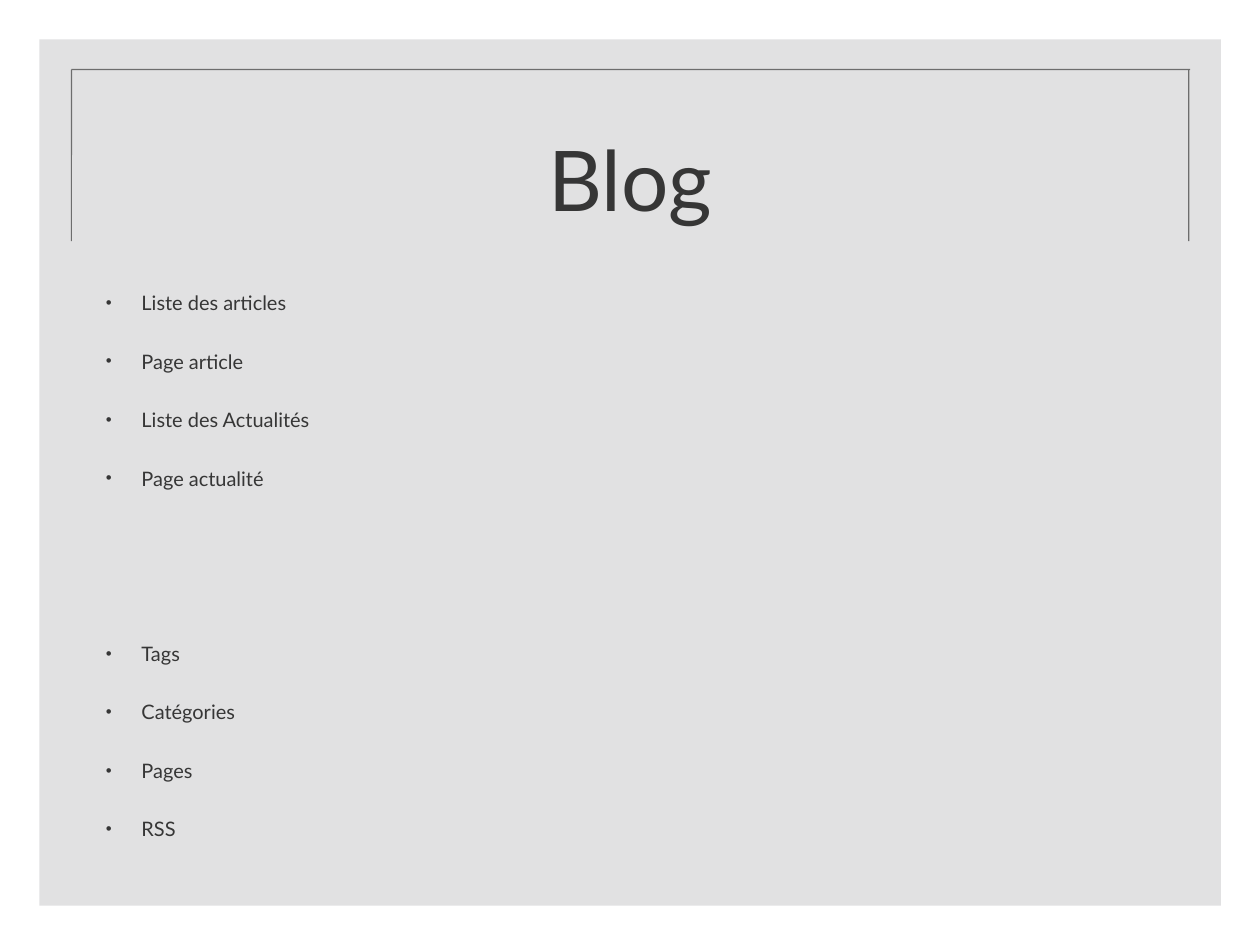
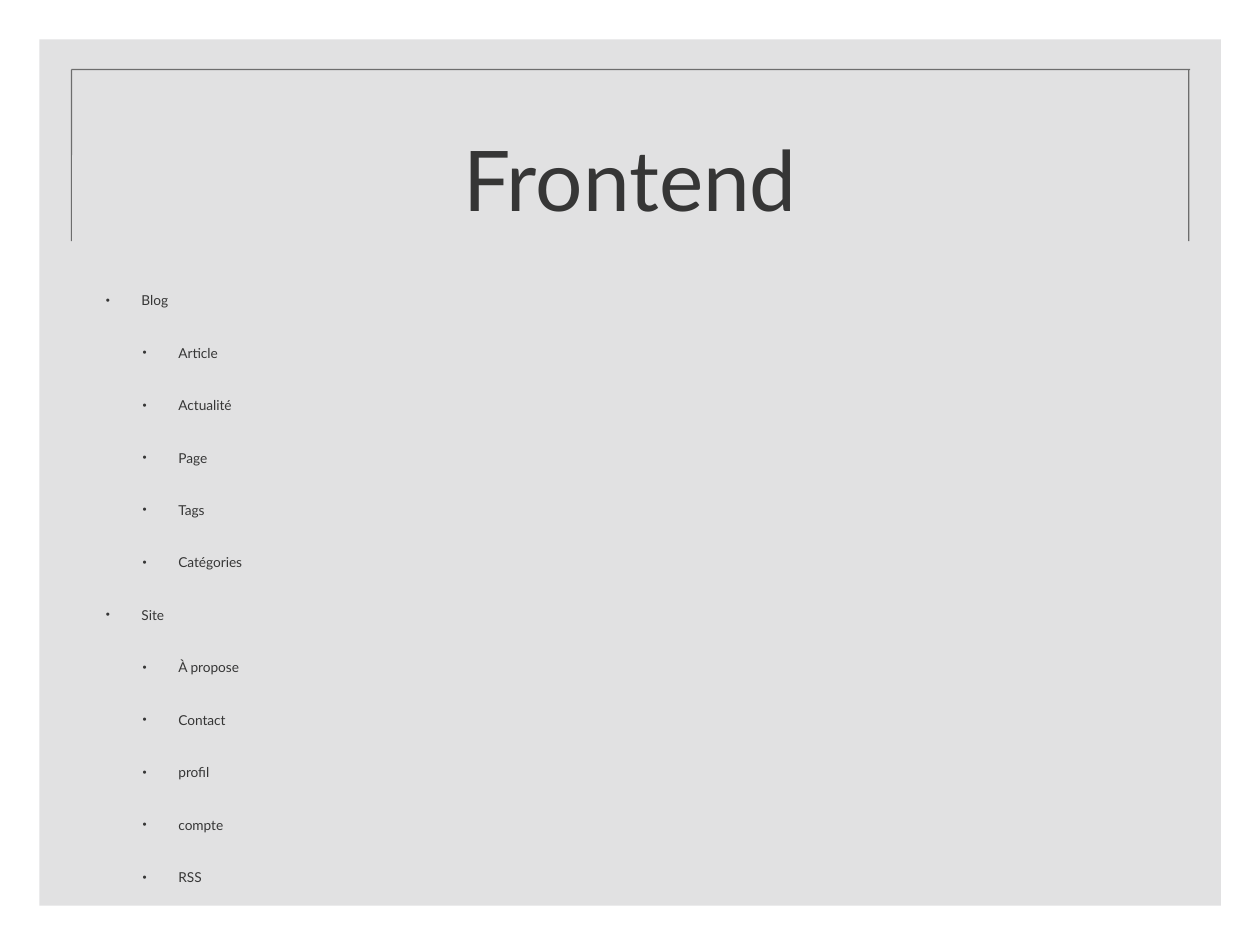
Before and after one commit to fitzlucassen/Webtuts.fr, a slide deck: slide 7 of documents/blog.ppt (slide 4 before the commit). Drawn at 1260x945 pixels with LibreOffice and Linux fonts; fonts in the diff are those of the drawing; background and template pictures are left out. Boxes give left, top, right and bottom in pixels: in the first picture for what was removed or moved away, otherwise in the second. Text is boxed around its words. In the diff, an @@ line names an element or a change of style, - is before the commit and + after.

```diff
--- a/documents/blog.ppt
+++ b/documents/blog.ppt
@@ title at (463, 149, 797, 212): text changed @@
-Blog
+Frontend
@@ text at (141, 295, 231, 466): text changed; size 16.1 to 11.1 pt @@
-• Liste des articles
-• Page article
-• Liste des Actualités
-• Page actualité
+• Blog
+  • Article
+  • Actualité
+  • Page
@@ text at (178, 505, 242, 882): size 16.1 to 11.1 pt in "Tags", "Catégories", "RSS"; list level 1 to 2 in "Tags"; list level 1 to 2 in "Catégories"; list level 1 to 2 in "RSS" @@
@@ text at (141, 610, 239, 833): text changed; size 16.1 to 11.1 pt @@
-• Pages
+• Site
+  • À propose
+  • Contact
+  • profil
+  • compte
```
Also in this commit, not shown: 2 other slides changed, 6 slides added, 4 slides removed, 3 other files.
